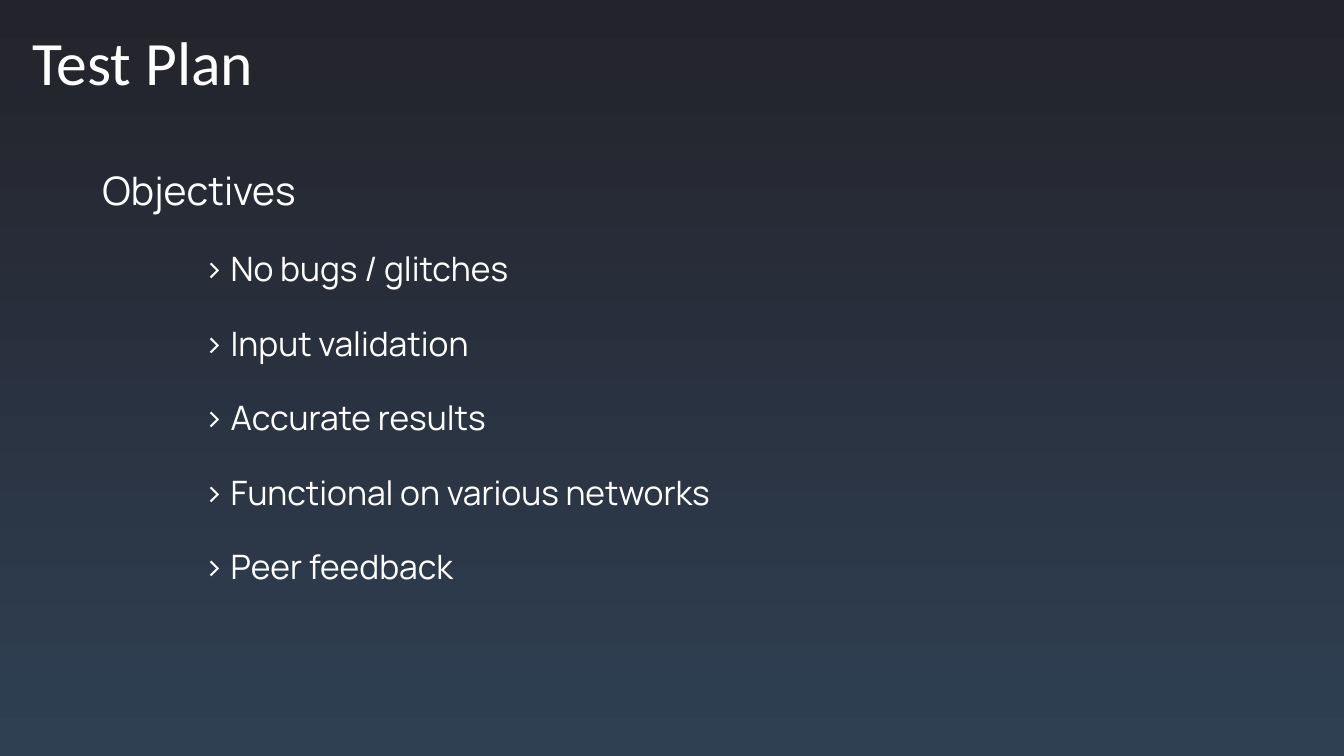
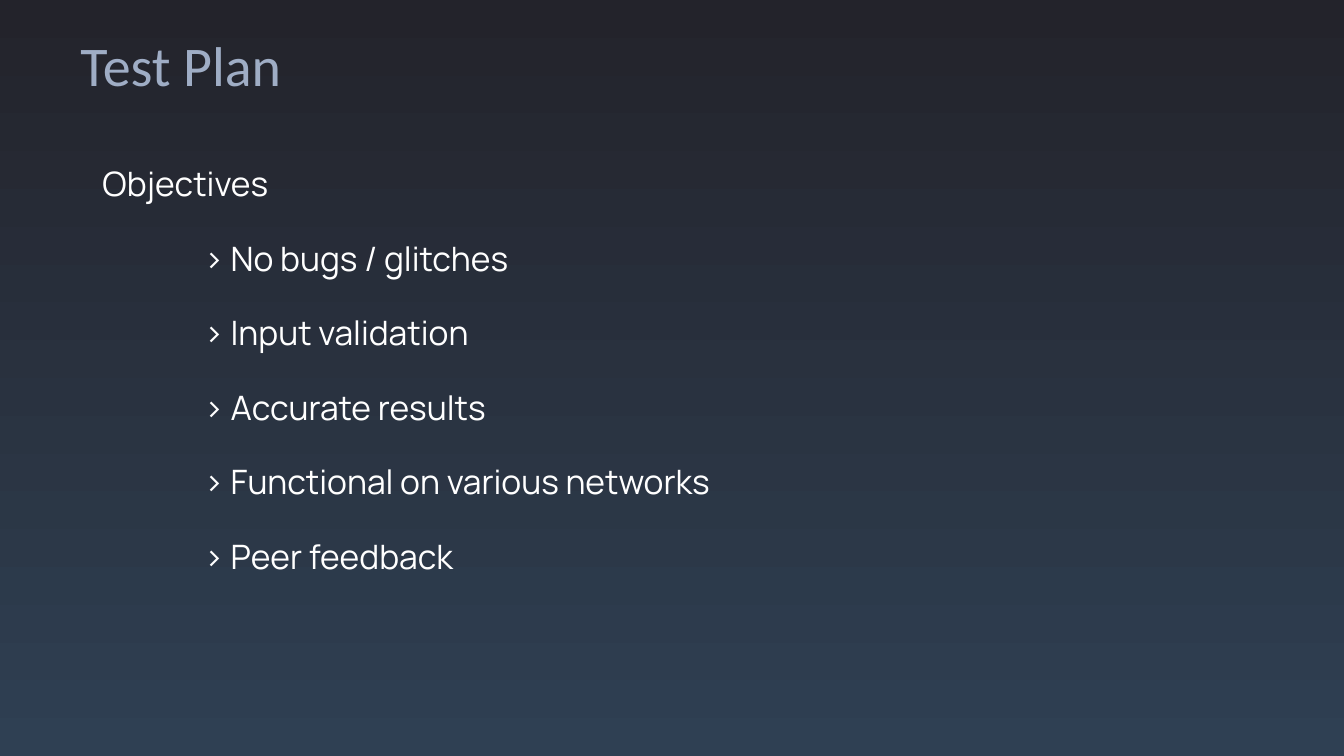
Before and after one commit to CEStrobl/nightwatch, a slide deck: slide 7 of documentation/NightWatch-Presentation.pptx (slide 8 before the commit). Drawn at 1344x756 pixels with LibreOffice and Linux fonts; fonts in the diff are those of the drawing. Boxes give left, top, right and bottom in pixels: in the first picture for what was removed or moved away, otherwise in the second. Text is boxed around its words. In the diff, an @@ line names an element or a change of style, - is before the commit and + after.

```diff
--- a/documentation/NightWatch-Presentation.pptx
+++ b/documentation/NightWatch-Presentation.pptx
@@ title "Test Plan": place and size @@
-title "Test Plan" at <box>32,42,253,86</box>
+title "Test Plan" at <box>80,47,281,87</box>
@@ title "Test Plan" at <box>80,47,281,87</box>: size 44 to 40 pt, text colour #FFFFFF to #9FADC5 @@
@@ text at <box>102,171,268,204</box>: size 28 to 24 pt in "Objectives" @@
```
Also in this commit, not shown: 5 other slides changed, 3 slides added, 5 slides removed.
